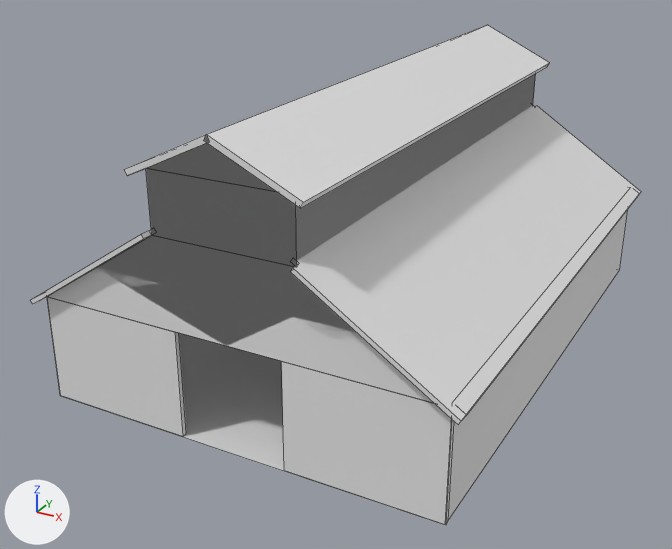
An edit to the Blender file Assets/Blender Resources/Mart.blend, drawn before and after from the same camera.
Rendered twice from a 50 mm camera at (28.5, -58.6, 32.7) aimed at (-1.8, -3.5, 5.2). Every picture has the same lights, and +X, +Y and +Z are marked at lower left. Mesh edges are drawn as thin lines. Materials are left out; every surface is plain grey.

Script lines for the objects in view, before the commit:
```python
me_cube_052 = bpy.data.meshes.new('Cube.052')
me_cube_052.from_pydata([(-1.0, -1.0, -1.0), (-1.0, -1.0, 1.0), (-1.0, 1.0, -1.0), (-1.0, 1.0, 1.0), (1.0, -1.0, -1.0), (1.0, -1.0, 1.0), (1.0, 1.0, -1.0), (1.0, 1.0, 1.0)], [], [(1, 3, 2, 0), (3, 7, 6, 2), (7, 5, 4, 6), (0, 2, 6, 4)])
me_cube_054 = bpy.data.meshes.new('Cube.054')
me_cube_054.from_pydata(...)  # 64 vertices, 51 faces; spans x -1.06..1.0, y -1.04..1.04, z -1.11..2.3
me_cube_055 = bpy.data.meshes.new('Cube.055')
me_cube_055.from_pydata(...)  # a box spanning x -1.0..1.0, y -1.0..1.0, z -1.0..1.0
# before: 0 (-1.0, -1.0, -1.0) at pixel (60, 395), 1 (-1.0, -1.0, 1.0) at pixel (47, 296), 2 (-1.0, 1.0, -1.0), 3 (-1.0, 1.0, 1.0), 4 (1.0, -1.0, -1.0) at pixel (183, 436)
# before: 5 (1.0, -1.0, 1.0) at pixel (175, 332), 6 (1.0, 1.0, -1.0) at pixel (186, 433), 7 (1.0, 1.0, 1.0)
me_cube_056 = bpy.data.meshes.new('Cube.056')
me_cube_056.from_pydata(...)  # a box spanning x -1.0..1.0, y -1.0..1.0, z -1.0..1.0
me_cube_056.materials.append(mat_material_001)
ob_cube = bpy.data.objects.new('Cube', me_cube_052)
ob_cube.location = (0.0, -0.04, 3.83)
ob_cube.scale = (14.0, 19.9, 3.84)
ob_cube_006 = bpy.data.objects.new('Cube.006', me_cube_054)
ob_cube_006.location = (0.0, -0.04, 11.19)
ob_cube_006.scale = (14.0, 19.9, 3.84)
_m = ob_cube_006.modifiers.new('Mirror', 'MIRROR')
ob_cube_007 = bpy.data.objects.new('Cube.007', me_cube_055)
ob_cube_007.location = (-8.82, -19.76, 3.68)
ob_cube_007.scale = (5.14, 0.164, 3.67)
ob_cube_008 = bpy.data.objects.new('Cube.008', me_cube_056)
ob_cube_008.location = (8.88, -19.76, 3.68)
ob_cube_008.scale = (5.14, 0.164, 3.67)
```
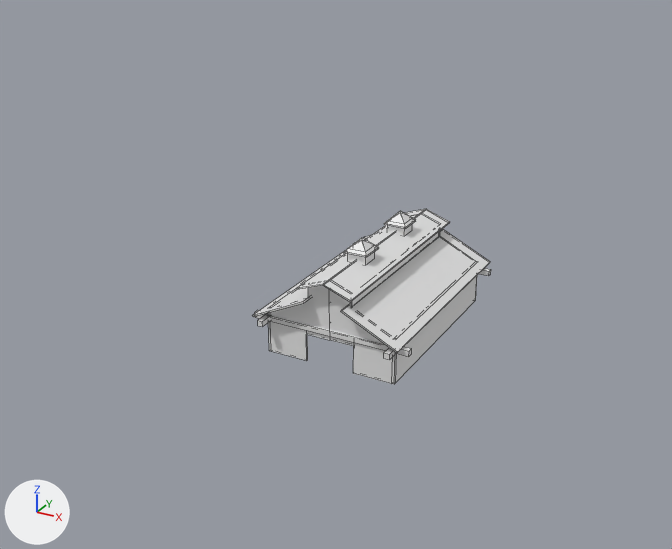
The edits, one by one:
me_cube_055 is used by ob_cube_007; location (-8.82, -19.76, 3.68); scale (5.14, 0.164, 3.67).
Verts and faces of me_cube_055; kept vertices keep their numbers, new ones are numbered from 8.
me_cube_055 had 8 vertices, 6 faces and spanned x -1.0..1.0, y -1.0..1.0, z -1.0..1.0.
me_cube_055 now has 278 vertices, 246 faces, 2 loose edges and spans x -8.48..8.52, y -12.26..12.26, z -0.07..24.88.
Part 1, on me_cube_055:
Vertices deleted: 0 to 7 (with the faces that use them).
Part 2, on me_cube_055:
134 vertices are added at x -8.48..8.52, y -12.26..12.26, z -0.07..24.88.
65 new vertices lie (0.0, 0.23, 0.0) away from vertices in x -7.02..7.02, y -10.66..10.43, z -0.07..20.27.
10 new vertices lie (0.0, 0.0, 2.12) away from vertices in x -7.02..7.02, y -10.43..10.66, z 8.3.
5 new vertices lie (-4.13, 0.0, 0.0) away from vertices in x 6.76, y -10.66..-10.43, z 8.3..10.42.
5 new vertices lie (4.13, 0.0, 0.0) away from vertices in x -6.76, y -10.66..-10.43, z 8.3..10.42.
16 new vertices lie (0.0, 0.0, 1.27) away from vertices in x -8.48..8.52, y -12.26..12.26, z 7.61.
12 new vertices lie (2.0, 0.0, 0.0) away from vertices in x -1.03, y -5.06..5.98, z 19.64..22.73.
8 new vertices lie (2.56, 0.0, 0.0) away from vertices in x -1.31, y -5.34..6.26, z 21.82..22.17.
8 new vertices lie (0.09, 0.0, 0.0) away from vertices in x -2.33..2.26, y -10.43..10.43, z 15.26..18.31.
8 new vertices lie (0.0, 24.22, 0.0) away from vertices in x -7.93..7.94, y -12.1, z 9.25..15.86.
7 new vertices lie (0.0, 23.79, 0.0) away from vertices in x -2.95..2.93, y -11.89, z 17.95..20.6.
2 loose edges are added.
246 new faces join them.
Object 'Cube.008' (ob_cube_008) is deleted.
Object 'Cube.007' (ob_cube_007) moves from (-8.82, -19.76, 3.68) to (0.0, 0.0, 0.0).
Object 'Cube.007' (ob_cube_007) is rescaled from (5.14, 0.164, 3.67) to (0.725, 0.725, 0.331).
Object 'Cube.006' (ob_cube_006) is deleted.
Object 'Cube' (ob_cube) is deleted.

Changed parts and their boxes [x1, y1, x2, y2] in the pictures (672 x 549 px):
'Cube.006', deleted
    before: [30, 25, 641, 425]
'Cube.007', reshaped, moved, rescaled (71% wider, 26% taller)
    before: [47, 297, 186, 436]
    after: [253, 209, 491, 384]
'Cube', deleted
    before: [47, 209, 628, 525]
'Cube.008', deleted
    before: [281, 361, 454, 525]
part 1 of me_cube_055, deleted
    before: [47, 297, 186, 436]
part 2 of me_cube_055, added
    after: [253, 209, 491, 384]
